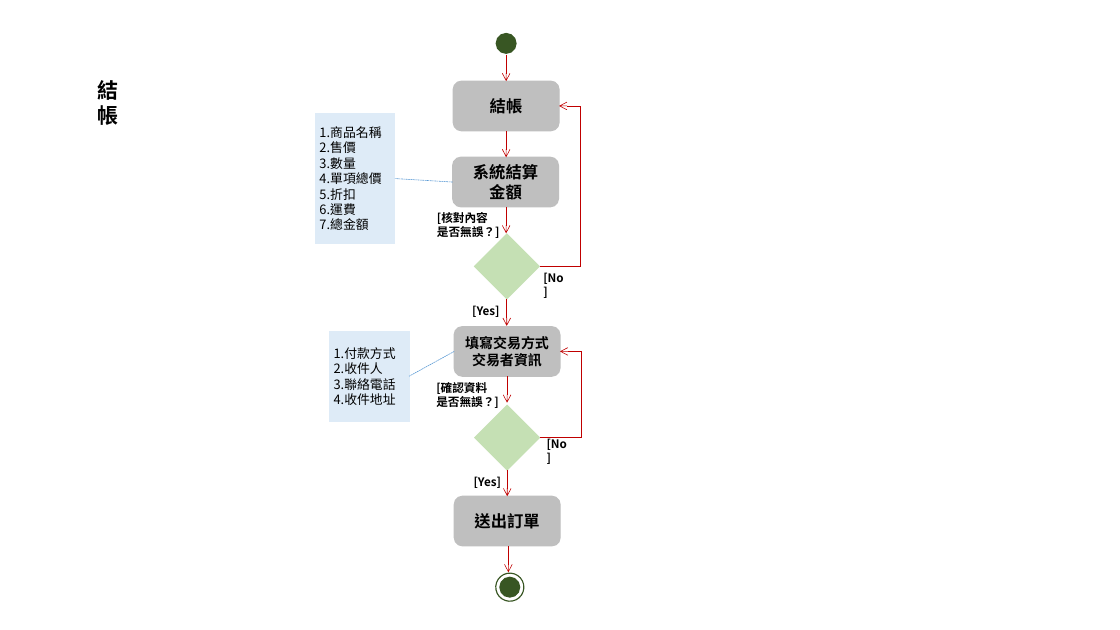
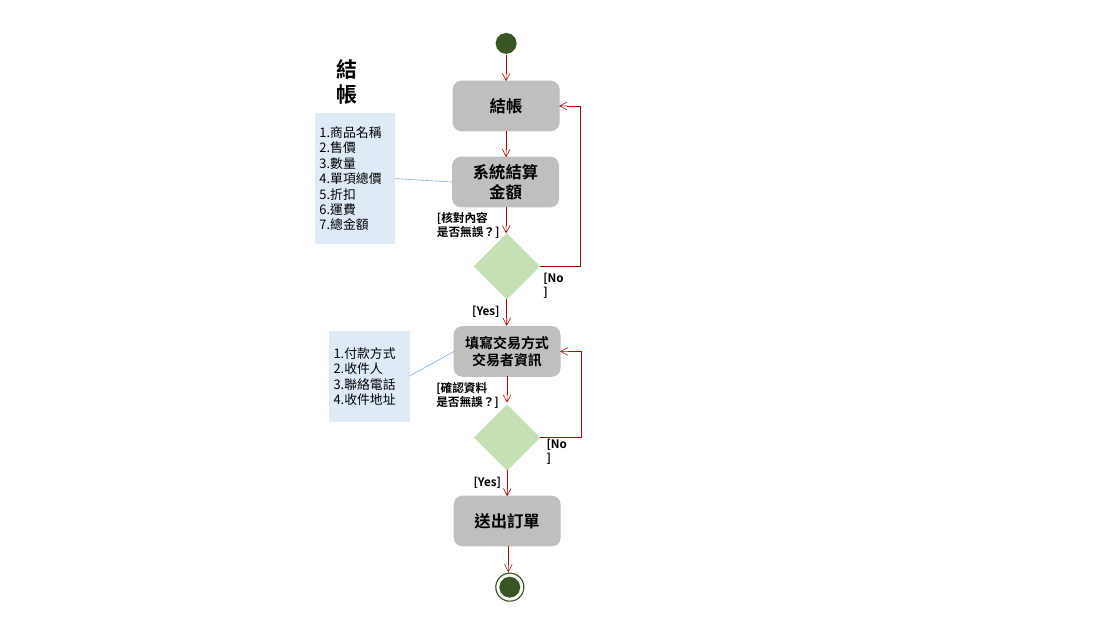
Before and after one commit to gnshiun/WebProject, a slide deck: slide 1 of 01_document/05_活動圖/活動圖-許.pptx. Drawn at 1120x630 pixels with LibreOffice and Linux fonts; fonts in the diff are those of the drawing. Boxes give left, top, right and bottom in pixels: in the first picture for what was removed or moved away, otherwise in the second. Text is boxed around its words. In the diff, an @@ line names an element or a change of style, - is before the commit and + after.

```diff
--- a/01_document/05_活動圖/活動圖-許.pptx
+++ b/01_document/05_活動圖/活動圖-許.pptx
@@ text "結帳": place and size @@
-text "結帳" at <box>98,80,119,129</box>
+text "結帳" at <box>337,59,358,107</box>
```
Also in this commit, not shown: 2 other slides changed, 5 other files.
